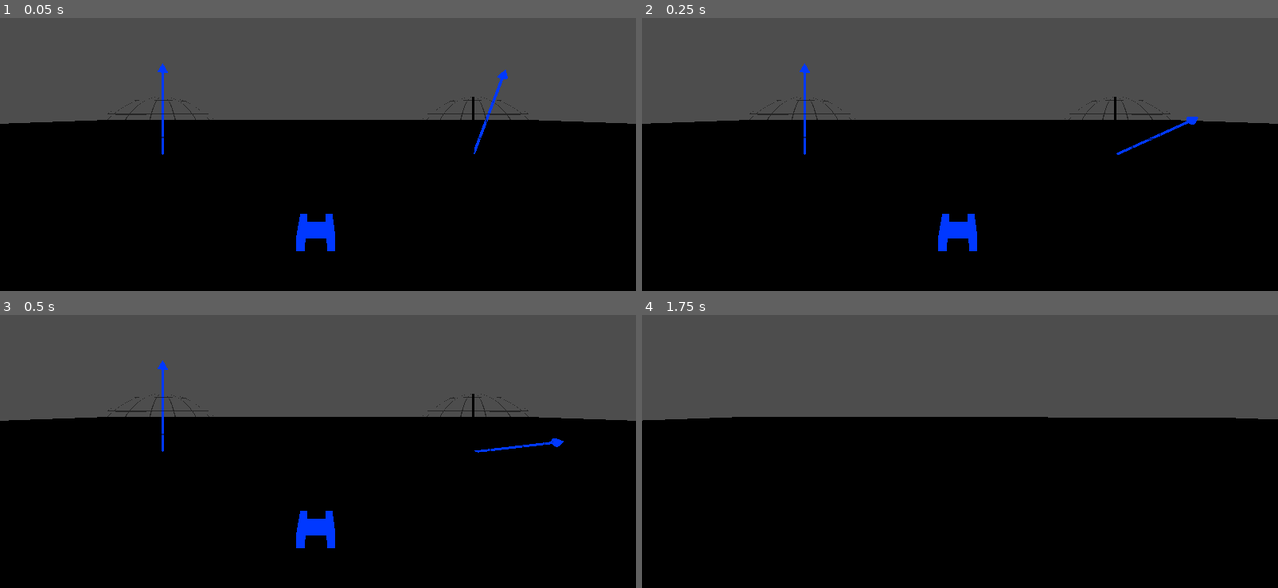
Above: before the commit, frames 1-4 (two rows, left to right).
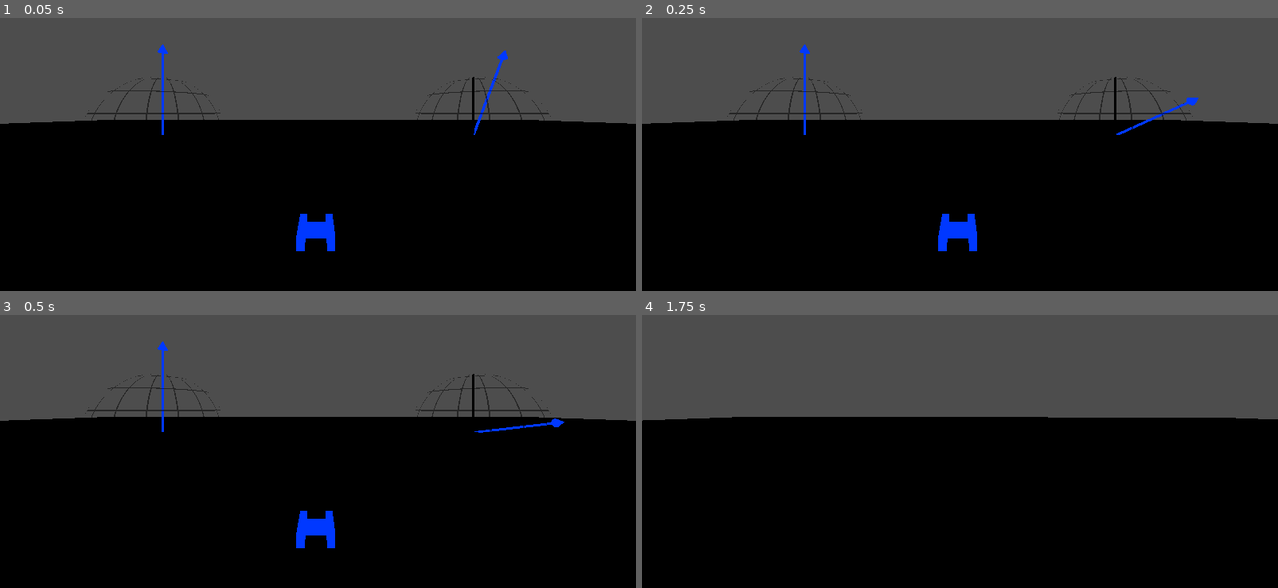
Above: after the commit, the same moments.

Repository: tdejong00/qugame
Game: Godot game, scene res://scenes/levels/main.tscn
The game is run twice, just before and just after one commit, with the same random seed, the same clock (stepped at 60 frames per second) and the same inputs.
Inputs (mouse positions are in pixels of both pictures, inside the frame that each line leads up to):
- Up to frame 1 (0.05 s): no input
- Up to frame 2 (0.25 s): no input
- Up to frame 3 (0.5 s): no input
- Up to frame 4 (1.75 s): move the mouse to (991, 407) at 0.52 s; hold W (move_up) from 0.53 s (still down); tap F (interact) at 0.6 s; tap Space (jump) at 0.77, 1.52 s; move the mouse to (928, 410) at 1.27 s; tap Shift (sprint) at 1.35 s

The runs differ from the first frame. In frame 1, 1.1% of the frame differs, in the area x 13-87%, y 9-51%; in frame 2, 1.1%; in frame 3, 1.1%; in frame 4, nothing differs.

Commit message:
Prevent bloch sphere arrow clipping in base mesh

Diff:
--- a/scenes/objects/qubit/qubit.tscn
+++ b/scenes/objects/qubit/qubit.tscn
@@ -64,7 +64,7 @@
 script = ExtResource("1_l4ays")
 
 [node name="BlochSphere" type="Node3D" parent="."]
-transform = Transform3D(1.5, 0, 0, 0, 1.5, 0, 0, 0, 1.5, 0, 1.25, 0)
+transform = Transform3D(1.5, 0, 0, 0, 1.5, 0, 0, 0, 1.5, 0, 1.5, 0)
 
 [node name="InvertedSphere" type="MeshInstance3D" parent="BlochSphere"]
 mesh = SubResource("SphereMesh_arq8k")
